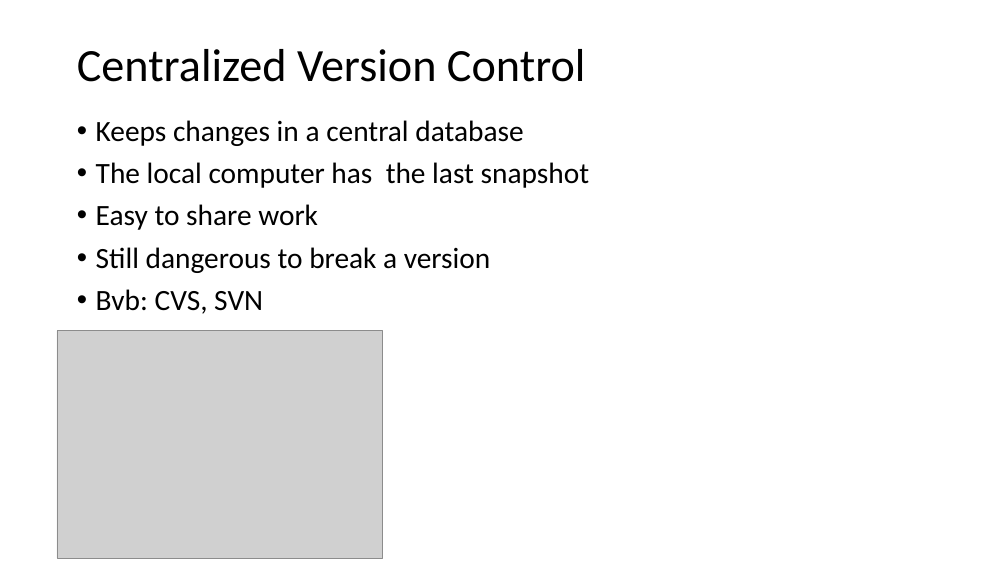
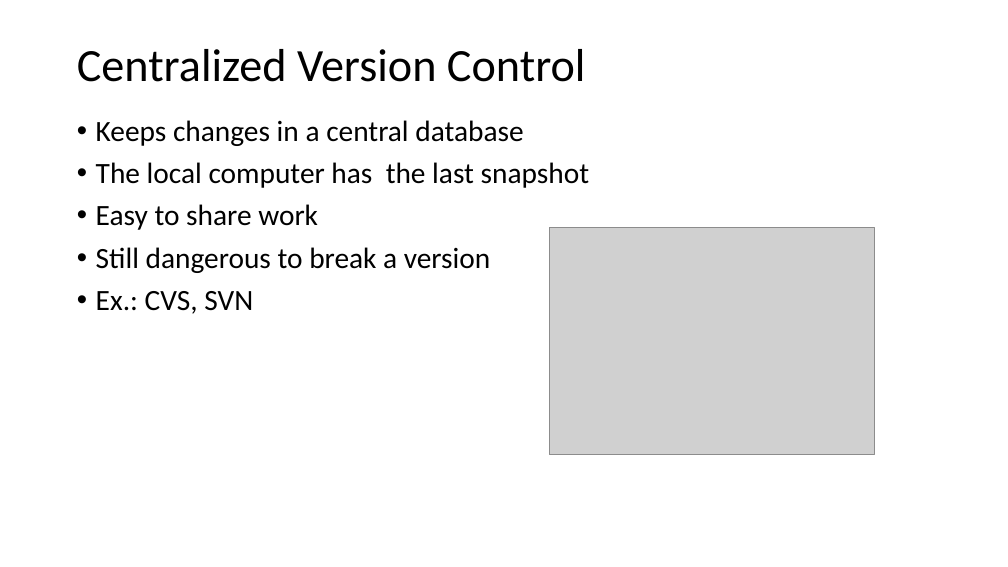
Before and after one commit to tomovermeers/MyFirstGitProject, a slide deck: slide 5 of GIT.pptx. Drawn at 1008x567 pixels with LibreOffice and Linux fonts; fonts in the diff are those of the drawing; grey boxes stand for pictures. Boxes give left, top, right and bottom in pixels: in the first picture for what was removed or moved away, otherwise in the second. Text is boxed around its words. In the diff, an @@ line names an element or a change of style, - is before the commit and + after.

```diff
--- a/GIT.pptx
+++ b/GIT.pptx
@@ picture moved from (x1=57, y1=331, x2=382, y2=559) to (x1=549, y1=228, x2=874, y2=455) @@
@@ text at (x1=96, y1=291, x2=253, y2=314): text changed @@
-• Bvb: CVS, SVN
+• Ex.: CVS, SVN
```
Also in this commit, not shown: 1 other slide changed.
